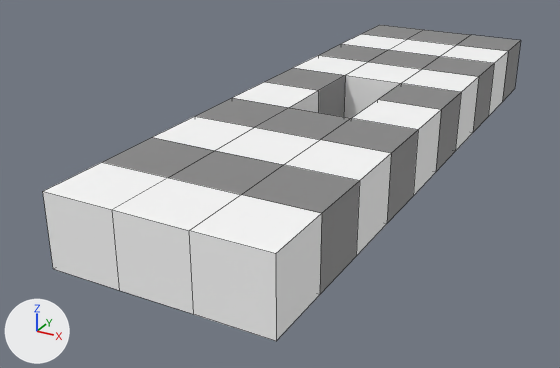
Renders of the FBX model Assets/Art Crowd/Location/Track/Track_Hole_M.fbx from each side of a commit.
Camera for both pictures: a camera (50 mm lens) standing at (14.1, -47.1, 10.8) and looking at (-2.2, -17.5, -4.0). The axes (+X, +Y, +Z) are drawn at lower left. The lights are the same throughout. Mesh edges are drawn as thin lines. Where no turn or scale is listed for an object, it has been applied to the vertices.

The scene before the commit, as lines of its bpy script (objects in view):
```python
me_scene_002 = bpy.data.meshes.new('Scene.002')
me_scene_002.from_pydata(...)  # 88 vertices, 88 faces; spans x -4.5..4.5, y -30.0..0.0, z -3.0..0.0
# faces by material slot: [43, 45]
me_scene_002.materials.append(mat_base_white)  # white #ffffff
me_scene_002.materials.append(mat_base_grey)  # grey #898989
ob_track_hole_m = bpy.data.objects.new('Track_Hole_M', me_scene_002)
ob_track_hole_m.location = (0.0, 0.0, 0.0)
```
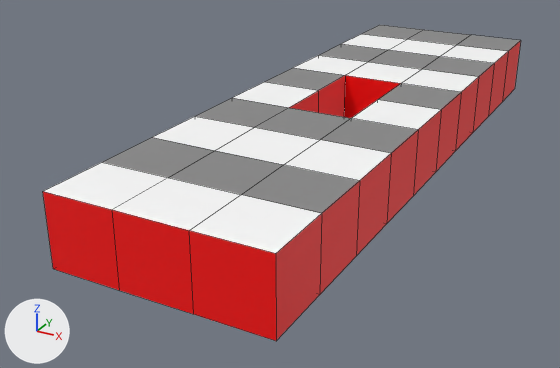
Where the newer file only moved an object's origin or applied its transform, the numbers keep the older frame.

Location of each change, [x1, y1, x2, y2] in pixels of the pictures (560 x 368 px):
part 1 of me_scene_002, recoloured (grey to red): [43, 52, 508, 341] in both
part 2 of me_scene_002, recoloured (grey to red): [319, 64, 494, 223] in both
part 3 of me_scene_002, recoloured (grey to red): [502, 40, 521, 102] in both
part 4 of me_scene_002, recoloured (grey to red): [320, 181, 360, 294] in both

What changed in the scene script:
```text
Add mat_base_side:
    mat_base_side = principled_material('Base_Side')
    mat_base_side.base_color = (1.0, 0.000456, 0.000456)  # red #ff0202
Change me_scene_002:
    where me_scene_002.from_pydata(...)  # 88 vertices, 88 faces; spans x -4.5..4.5, y -30.0..0.0, z -3.0..0.0
    used by ob_track_hole_m; location = (0.0, 0.0, 0.0)
    me_scene_002 part 1: 15 of the faces centred in x -4.5..4.5, y -30.0..-4.5, z -1.5 switch from mat_base_white (white #ffffff) to mat_base_side (red #ff0202)
    me_scene_002 part 2: 9 of the faces centred in x -4.5..4.5, y -19.5..-7.5, z -1.5 switch from mat_base_grey (grey #898989) to mat_base_side (red #ff0202)
    me_scene_002 part 3: 5 of the faces centred in x -4.5..4.5, y -1.5..0.0, z -1.5 switch from mat_base_grey (grey #898989) to mat_base_side (red #ff0202)
    me_scene_002 part 4: 1 of the faces centred in x 4.5, y -25.5, z -1.5 switch from mat_base_grey (grey #898989) to mat_base_side (red #ff0202)
```
